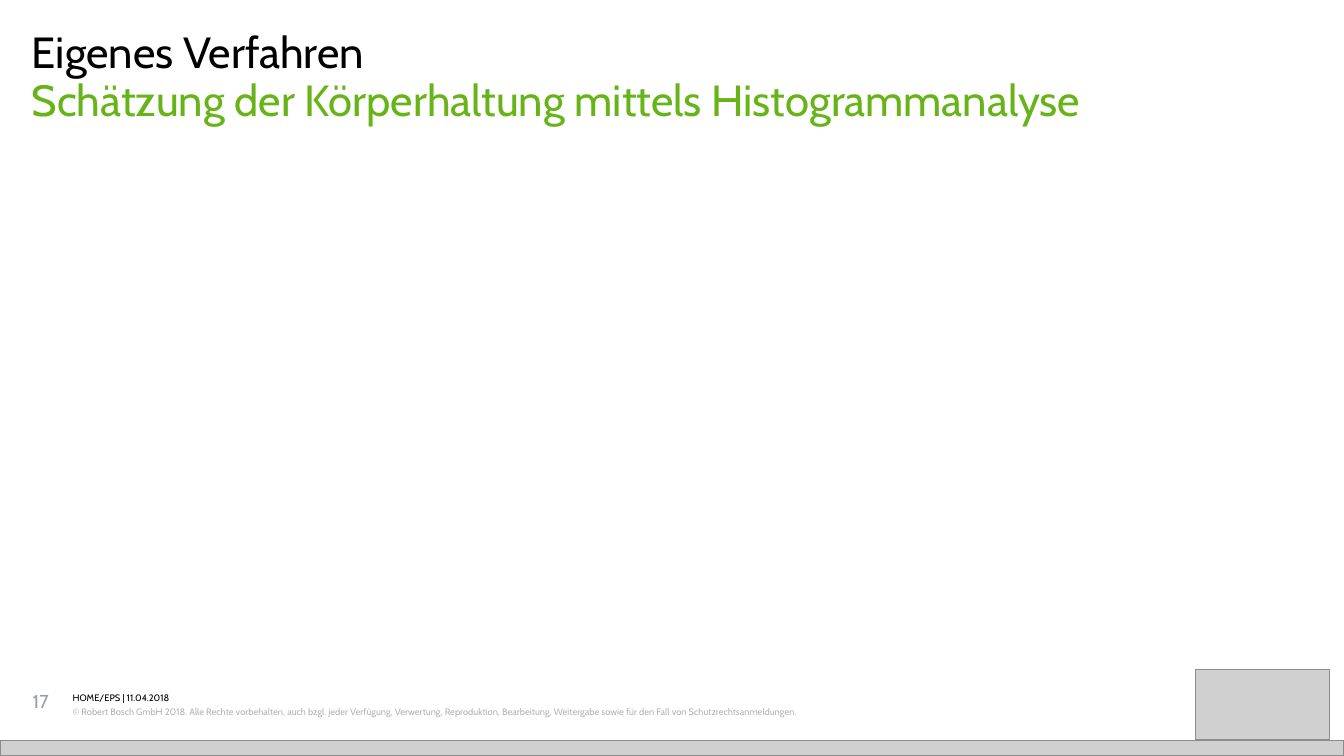
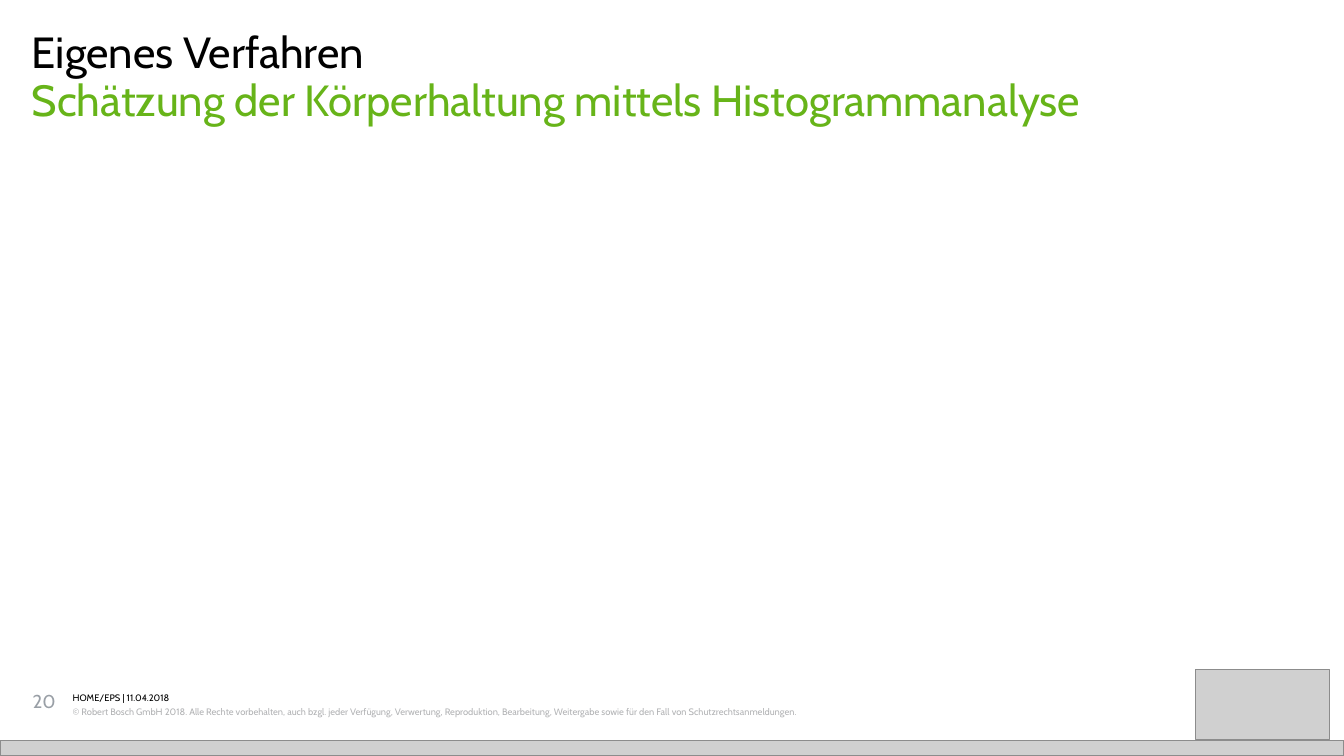
Before and after one commit to iwnfubb/MA_Doc, a slide deck: slide 20 of Präsi/Präsi.pptx (slide 18 before the commit). Drawn at 1344x756 pixels with LibreOffice and Linux fonts; fonts in the diff are those of the drawing; grey boxes stand for pictures. Boxes give left, top, right and bottom in pixels: in the first picture for what was removed or moved away, otherwise in the second. Text is boxed around its words. In the diff, an @@ line names an element or a change of style, - is before the commit and + after.

```diff
--- a/Präsi/Präsi.pptx
+++ b/Präsi/Präsi.pptx
@@ text at <box>33,695,56,708</box>: text changed @@
-17
+20
```
Also in this commit, not shown: 14 other slides changed, 2 slides added, 5 other files.
